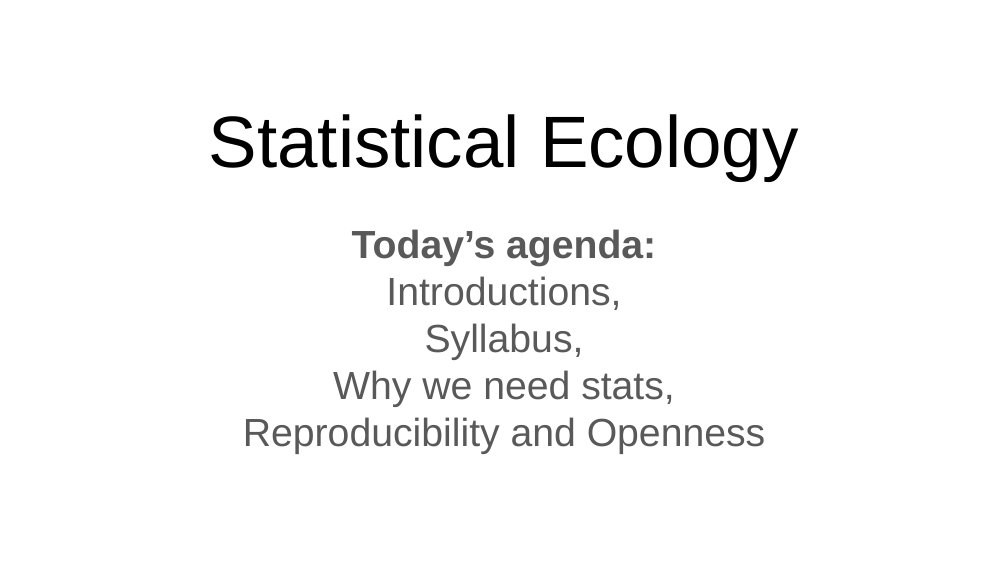
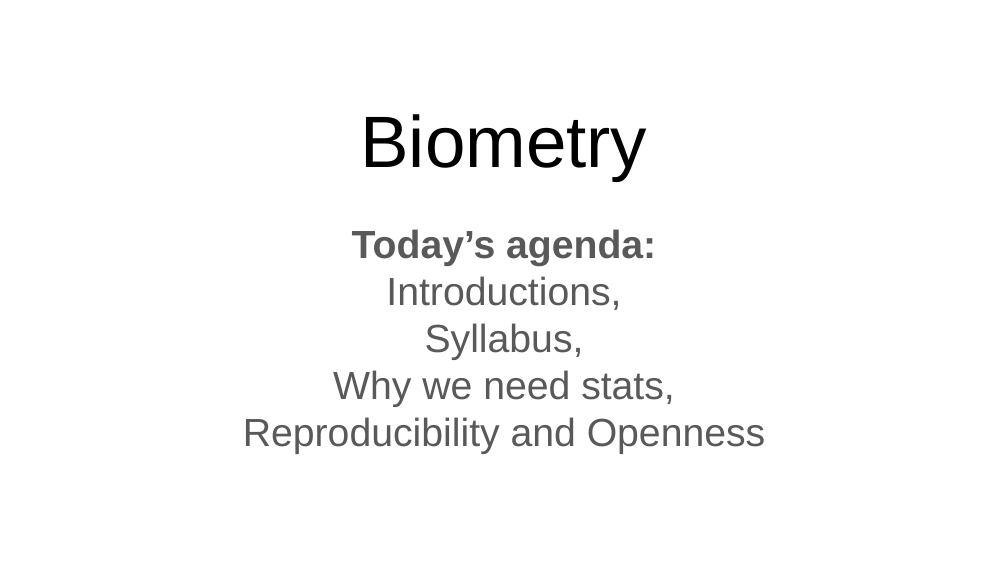
Before and after one commit to bmaitner/biometry_course, a slide deck: slide 1 of lectures/Lecture_01_course_introduction.pptx. Drawn at 1008x567 pixels with LibreOffice and Linux fonts; fonts in the diff are those of the drawing. Boxes give left, top, right and bottom in pixels: in the first picture for what was removed or moved away, otherwise in the second. Text is boxed around its words. In the diff, an @@ line names an element or a change of style, - is before the commit and + after.

```diff
--- a/lectures/Lecture_01_course_introduction.pptx
+++ b/lectures/Lecture_01_course_introduction.pptx
@@ title at bbox=[360, 114, 647, 180]: text changed @@
-Statistical Ecology
+Biometry
```
Also in this commit, not shown: 18 other slides changed, 5 slides added, 4 slides removed, 1 other file.
